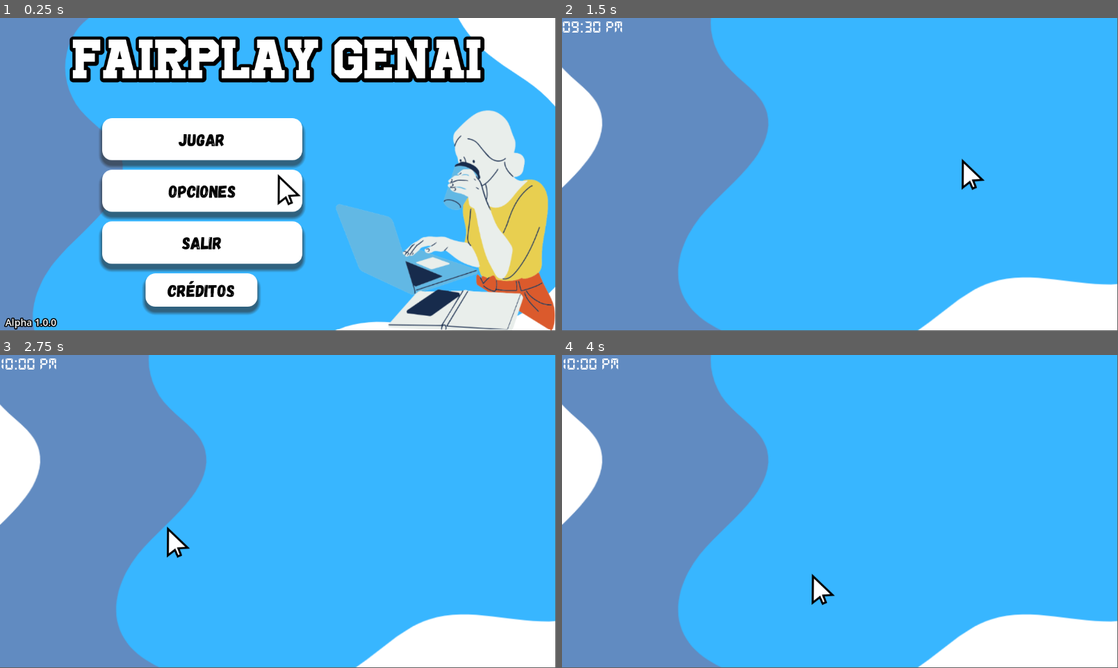
Above: before the commit, frames 1-4 (two rows, left to right).
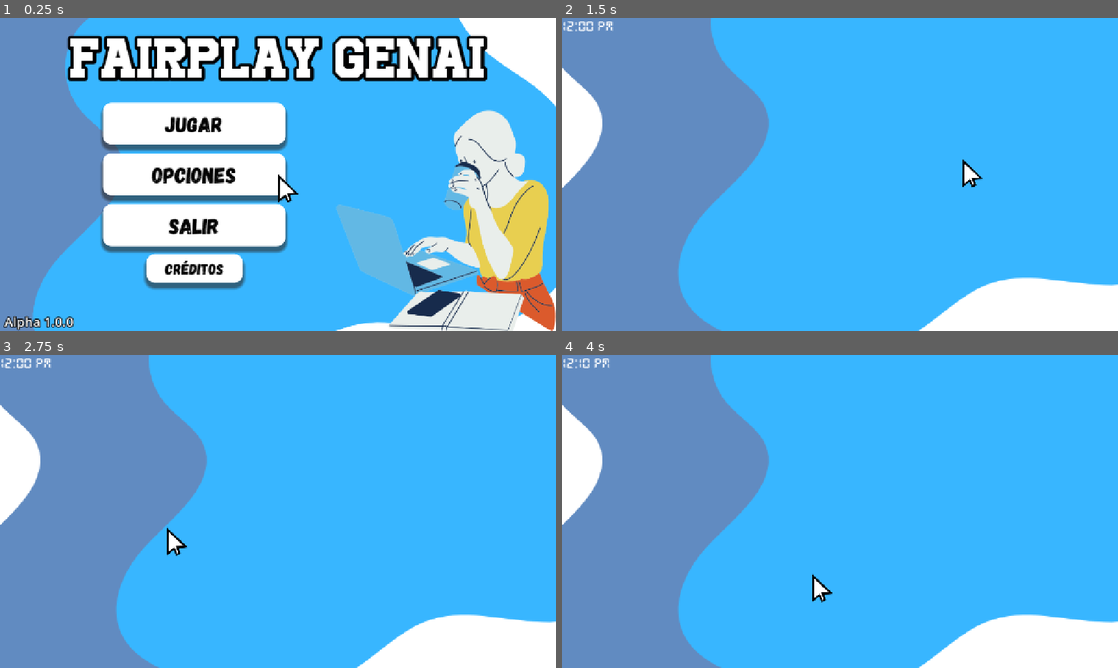
Above: after the commit, the same moments.

Repository: pperezsilva/FairPlayGenAi
Game: Godot game, scene res://escenas/menu.tscn
Two runs of this game, one before a commit and one after it. Both use one fixed random seed, a clock stepped at 60 frames per second and the inputs below. Sound files missing from this copy of the repository are replaced by a short silence.
Inputs (mouse positions are in pixels of both pictures, inside the frame that each line leads up to):
- Up to frame 1 (0.25 s): no input
- Up to frame 2 (1.5 s): click "Jugar" at 0.5 s; tap Enter at 1.25 s; move the mouse to (962, 158) at 1.27 s
- Up to frame 3 (2.75 s): move the mouse to (166, 527) at 2.02 s
- Up to frame 4 (4 s): tap Space at 2.75 s; move the mouse to (895, 442) at 2.77 s; tap Enter at 3.5 s; move the mouse to (812, 574) at 3.52 s
In our replay, the window is 799x449 before the commit and 800x450 after it. These sizes can differ from the game's own. Grey fills any space a smaller window leaves; there, only what the larger window draws over its background counts as a difference.

The runs differ from the first frame. In frame 1, 21% of the frame differs, in the area x 0-100%, y 0-100%; in frame 2, 0.8%; in frame 3, 0.8%; in frame 4, 0.8%.

Commit message:
Viewport establecido en 1280x720 y escalabilidad añadida

Diff:
--- a/escenas/menu.tscn
+++ b/escenas/menu.tscn
@@ -64,15 +64,15 @@
 
 [node name="VBoxContainer" type="VBoxContainer" parent="."]
 layout_mode = 1
-anchors_preset = 8
-anchor_left = 0.5
+anchors_preset = -1
+anchor_left = 0.35
 anchor_top = 0.5
-anchor_right = 0.5
+anchor_right = 0.35
 anchor_bottom = 0.5
-offset_left = -364.0
-offset_top = -116.0
-offset_right = 51.0
-offset_bottom = 186.0
+offset_left = -210.60007
+offset_top = -165.42001
+offset_right = 210.38272
+offset_bottom = 165.07999
 grow_horizontal = 2
 grow_vertical = 2
 theme_override_constants/separation = 20
@@ -83,7 +83,7 @@
 theme_override_colors/font_color = Color(0, 0, 0, 1)
 theme_override_colors/font_focus_color = Color(0, 0, 0, 1)
 theme_override_fonts/font = ExtResource("2_6cq3m")
-theme_override_font_sizes/font_size = 36
+theme_override_font_sizes/font_size = 50
 theme_override_styles/normal = SubResource("StyleBoxFlat_2owot")
 theme_override_styles/pressed = SubResource("StyleBoxFlat_6cq3m")
 theme_override_styles/hover = SubResource("StyleBoxFlat_5t3kx")
@@ -96,7 +96,7 @@
 theme_override_colors/font_color = Color(0, 0, 0, 1)
 theme_override_colors/font_focus_color = Color(0, 0, 0, 1)
 theme_override_fonts/font = ExtResource("2_6cq3m")
-theme_override_font_sizes/font_size = 36
+theme_override_font_sizes/font_size = 50
 theme_override_styles/normal = SubResource("StyleBoxFlat_2owot")
 theme_override_styles/pressed = SubResource("StyleBoxFlat_6cq3m")
 theme_override_styles/hover = SubResource("StyleBoxFlat_5t3kx")
@@ -109,7 +109,7 @@
 theme_override_colors/font_color = Color(0, 0, 0, 1)
 theme_override_colors/font_focus_color = Color(0, 0, 0, 1)
 theme_override_fonts/font = ExtResource("2_6cq3m")
-theme_override_font_sizes/font_size = 36
+theme_override_font_sizes/font_size = 50
 theme_override_styles/normal = SubResource("StyleBoxFlat_2owot")
 theme_override_styles/pressed = SubResource("StyleBoxFlat_6cq3m")
 theme_override_styles/hover = SubResource("StyleBoxFlat_5t3kx")
@@ -118,16 +118,23 @@
 "
 
 [node name="btnCreditos" type="Button" parent="."]
-layout_mode = 0
-offset_left = 302.0
-offset_top = 530.0
-offset_right = 534.0
-offset_bottom = 599.0
+layout_mode = 1
+anchors_preset = -1
+anchor_left = 0.35
+anchor_top = 0.8
+anchor_right = 0.35
+anchor_bottom = 0.8
+offset_left = -111.05609
+offset_top = -32.968018
+offset_right = 110.88385
+offset_bottom = 33.039978
+grow_horizontal = 2
+grow_vertical = 2
 size_flags_vertical = 3
 theme_override_colors/font_color = Color(0, 0, 0, 1)
 theme_override_colors/font_focus_color = Color(0, 0, 0, 1)
 theme_override_fonts/font = ExtResource("2_6cq3m")
-theme_override_font_sizes/font_size = 36
+theme_override_font_sizes/font_size = 35
 theme_override_styles/normal = SubResource("StyleBoxFlat_2owot")
 theme_override_styles/pressed = SubResource("StyleBoxFlat_6cq3m")
 theme_override_styles/hover = SubResource("StyleBoxFlat_5t3kx")
@@ -149,20 +156,25 @@
 theme_override_colors/font_shadow_color = Color(0, 0, 0, 1)
 theme_override_constants/shadow_outline_size = 30
 theme_override_fonts/font = ExtResource("3_5t3kx")
-theme_override_font_sizes/font_size = 80
+theme_override_font_sizes/font_size = 90
 text = "fairplay genai"
 horizontal_alignment = 1
 
 [node name="lblVersion" type="Label" parent="."]
-layout_mode = 0
-offset_left = 11.0
-offset_top = 617.0
-offset_right = 96.0
-offset_bottom = 640.0
+layout_mode = 1
+anchors_preset = -1
+anchor_left = 0.05
+anchor_top = 0.96
+anchor_right = 0.05
+anchor_bottom = 0.96
+offset_left = -53.512
+offset_top = -14.152039
+offset_right = 31.487999
+offset_bottom = 8.847961
 theme_override_colors/font_color = Color(1, 1, 1, 1)
 theme_override_colors/font_outline_color = Color(0, 0, 0, 1)
 theme_override_constants/outline_size = 9
-theme_override_font_sizes/font_size = 20
+theme_override_font_sizes/font_size = 30
 text = "Alpha 1.0.0"
 
 [node name="sndMenu" type="AudioStreamPlayer" parent="."]
--- a/escenas/nivel.tscn
+++ b/escenas/nivel.tscn
@@ -22,9 +22,9 @@
 
 [node name="Reloj" parent="." instance=ExtResource("2_xkxn8")]
 layout_mode = 0
-hora_inicio = 9
-minuto_inicio = 30
+hora_inicio = 12
 am_inicio = false
 hora_fin = 10
-minutos_por_tick = 30
-segundos_por_tick = 1.0
+am_fin = false
+minutos_por_tick = 10
+segundos_por_tick = 3.0
--- a/project.godot
+++ b/project.godot
@@ -18,3 +18,9 @@
 [autoload]
 
 Cursor="*res://escenas/cursor.tscn"
+
+[display]
+
+window/size/viewport_width=1280
+window/size/viewport_height=720
+window/stretch/mode="canvas_items"
